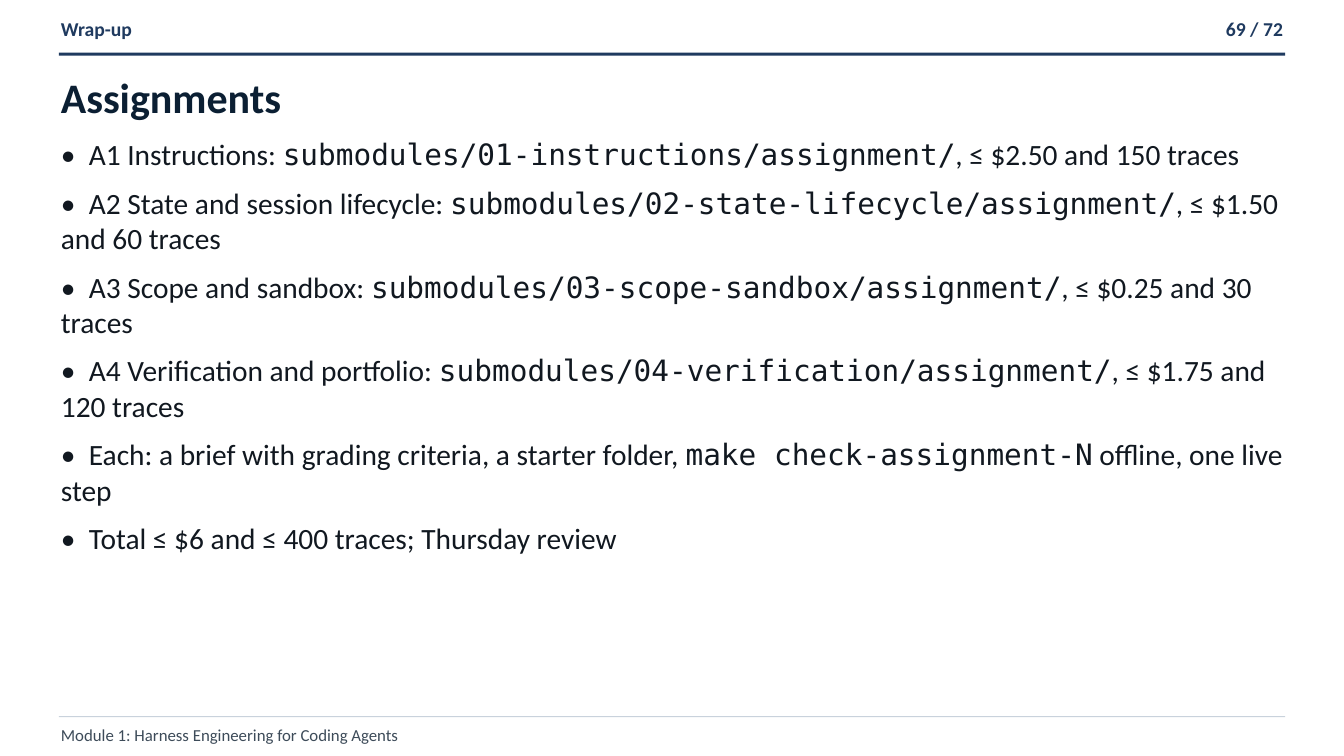
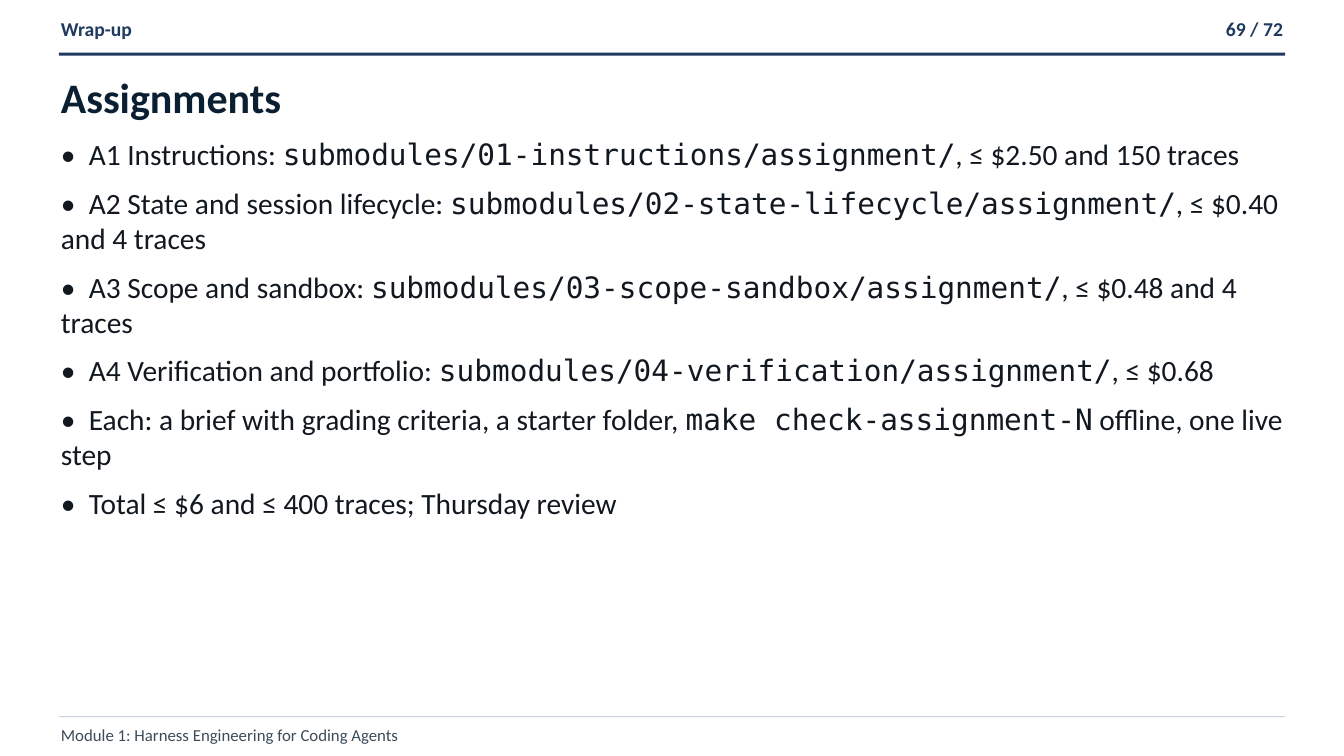
Before and after one commit to ANI-IN/shipharness-dev, a slide deck: slide 69 of slides/deck.pptx. Drawn at 1344x756 pixels with LibreOffice and Linux fonts; fonts in the diff are those of the drawing. Boxes give left, top, right and bottom in pixels: in the first picture for what was removed or moved away, otherwise in the second. Text is boxed around its words. In the diff, an @@ line names an element or a change of style, - is before the commit and + after.

```diff
--- a/slides/deck.pptx
+++ b/slides/deck.pptx
@@ text at <box>61,191,1278,388</box>: text changed; font Calibri to DejaVu Sans Mono @@
-• A2 State and session lifecycle: submodules/02-state-lifecycle/assignment/, ≤ $1.50 and 60 traces
-• A3 Scope and sandbox: submodules/03-scope-sandbox/assignment/, ≤ $0.25 and 30 traces
-• A4 Verification and portfolio: submodules/04-verification/assignment/, ≤ $1.75 and 120 traces
+• A2 State and session lifecycle: submodules/02-state-lifecycle/assignment/, ≤ $0.40 and 4 traces
+• A3 Scope and sandbox: submodules/03-scope-sandbox/assignment/, ≤ $0.48 and 4 traces
+• A4 Verification and portfolio: submodules/04-verification/assignment/, ≤ $0.68
```
Also in this commit, not shown: 19 other slides changed, 10 other files.
